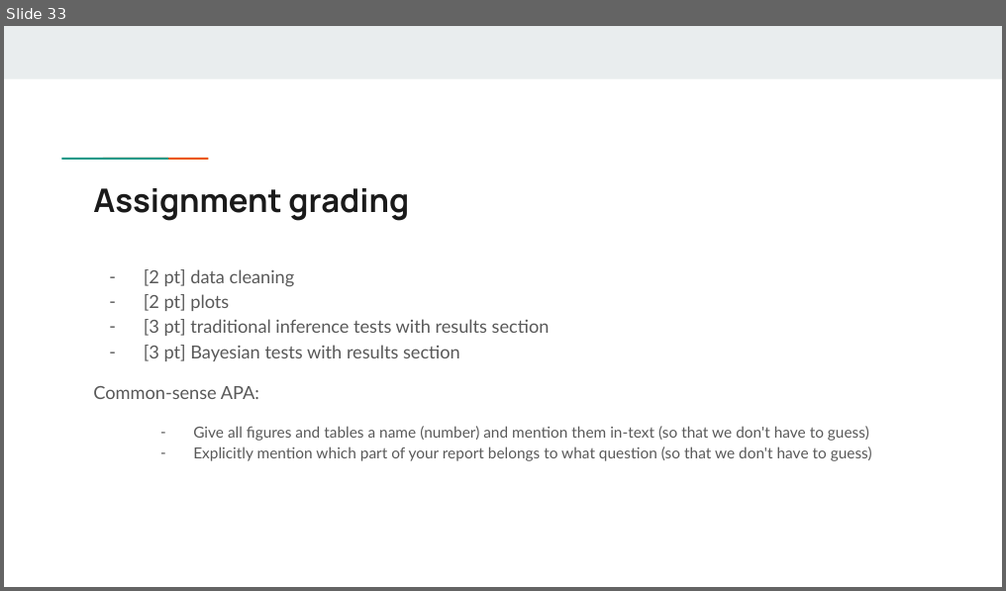
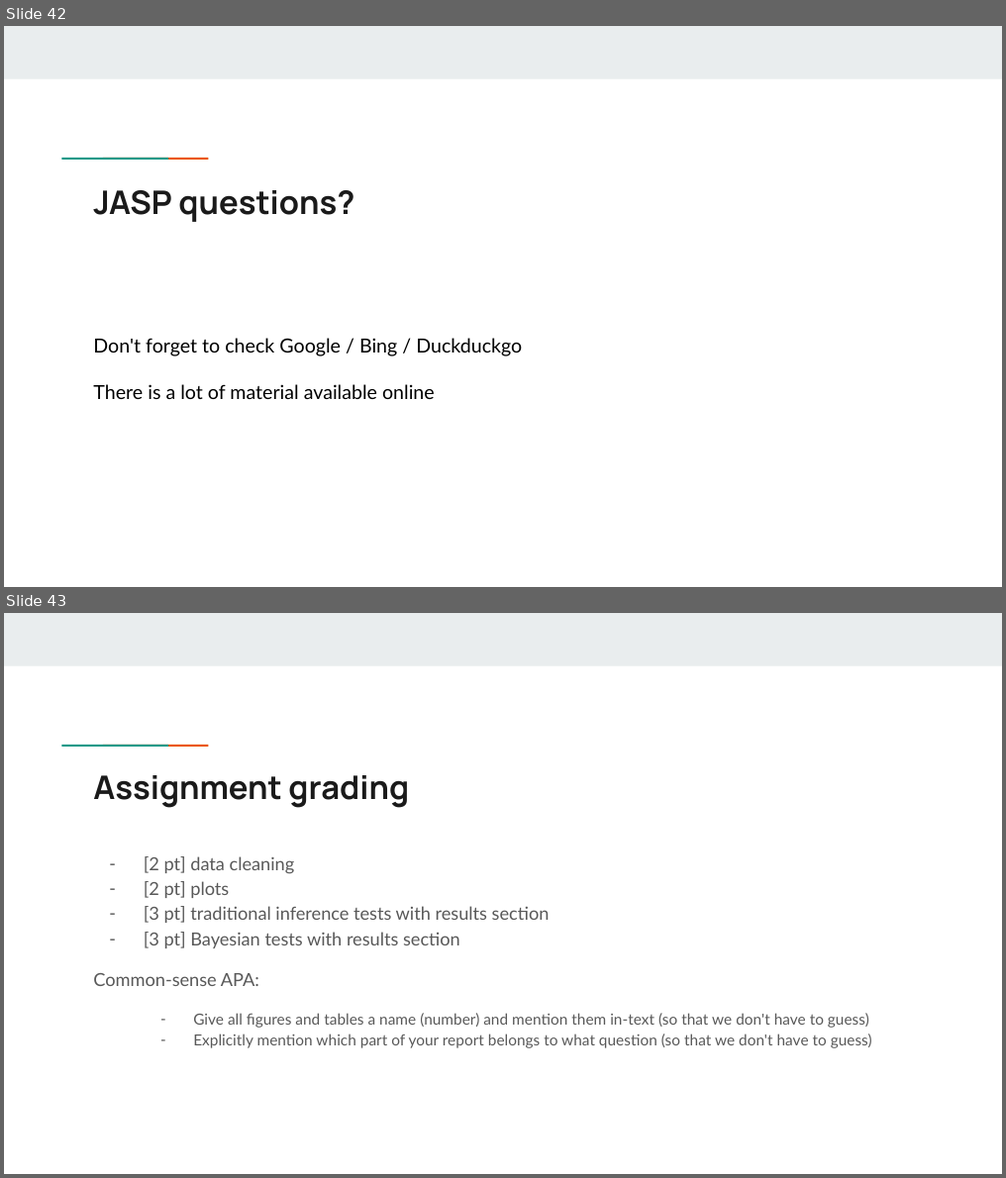
Before and after one commit to rikhuijzer/BayesianAssignment.jl, a slide deck: presentation/Bayesian assignment.pptx. Shown one above the other, each under a label of ours: slide 33 before the commit, slides 42 and 43 after it. The pictures are 1006x591 and 1006x1178 pixels, drawn with LibreOffice and Linux fonts; fonts in the diff are those of the drawing. Boxes give left, top, right and bottom in pixels: in the first picture for what was removed or moved away, otherwise in the second. Text is boxed around its words. In the diff, an @@ line names an element or a change of style, - is before the commit and + after.

```diff
--- a/presentation/Bayesian assignment.pptx
+++ b/presentation/Bayesian assignment.pptx
@@ slide 42 added at bbox=[4, 26, 1002, 587], background #FFFFFF; not listed: 3 template elements that a slide beside it also shows @@
@@ title added at bbox=[93, 190, 354, 222], 23.4 pt, text #1A1A1A, bold @@
+JASP questions?
@@ text added at bbox=[93, 338, 522, 399], 14 pt, text #000000 @@
+Don't forget to check Google / Bing / Duckduckgo
+There is a lot of material available online
@@ what was slide 33 is now slide 43 @@
```
Also in this commit, not shown: 2 slides changed, 15 other slides added, 6 slides removed.
